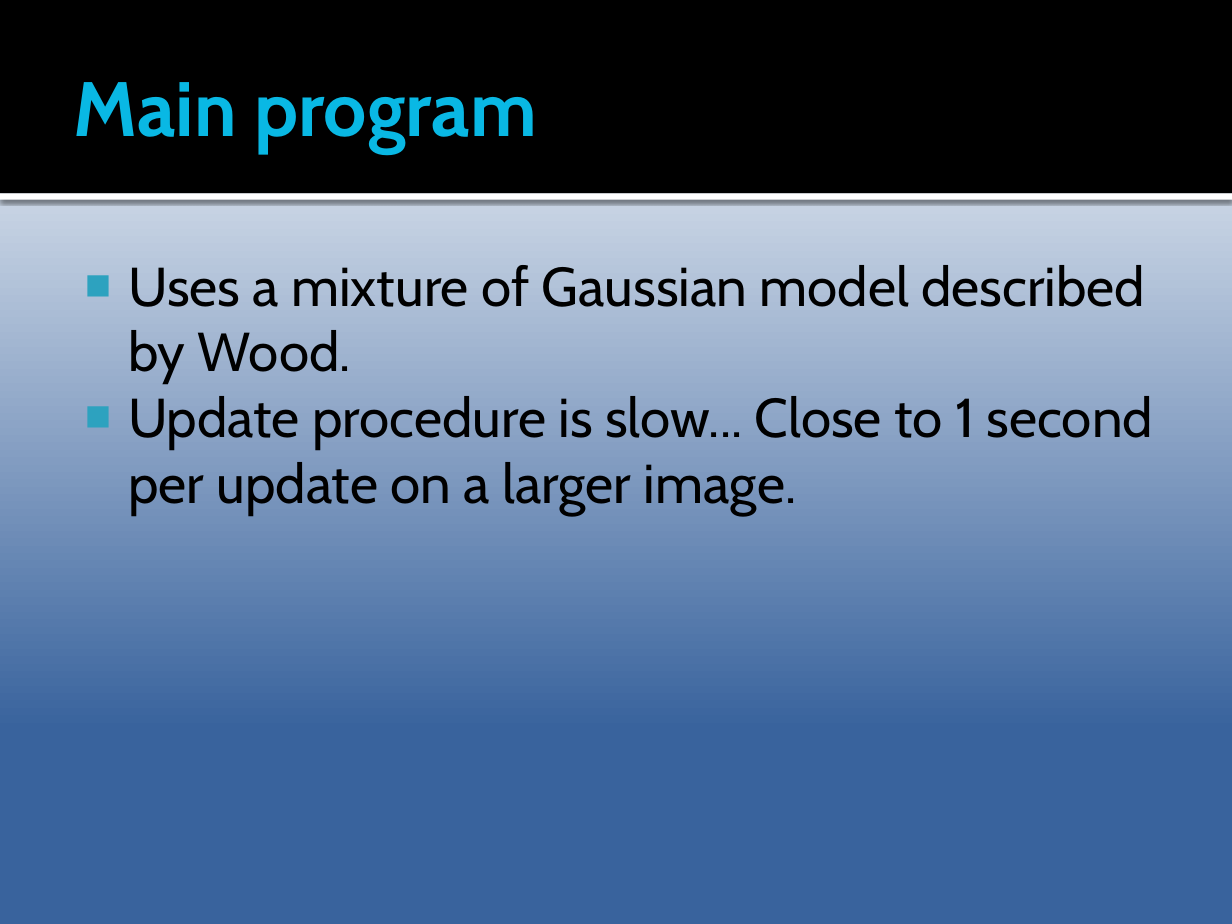
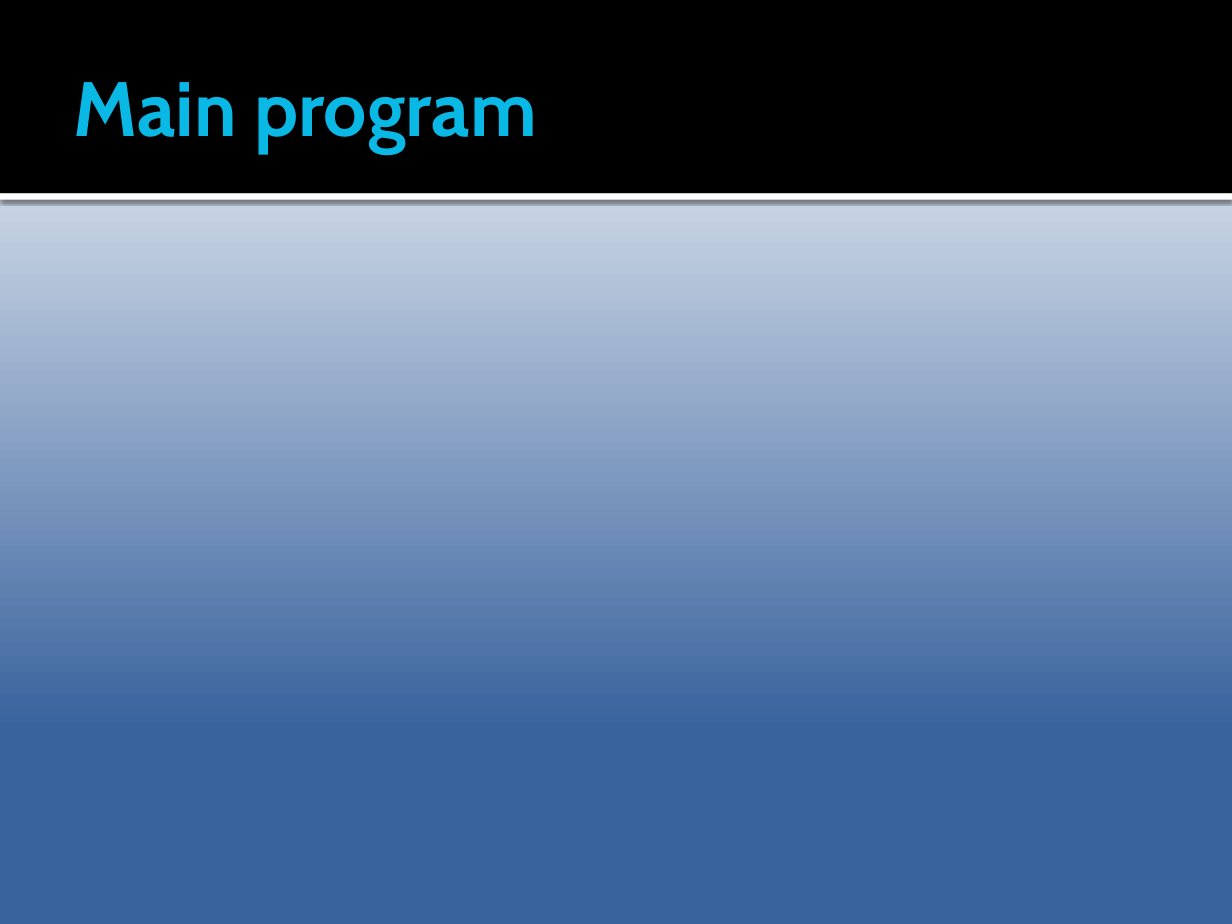
Before and after one commit to Epipolarna/Tracking, a slide deck: slide 6 of 3D Reconstruction/Documentation/TSBB15prez.pptx (slide 5 before the commit). Drawn at 1232x924 pixels with LibreOffice and Linux fonts; fonts in the diff are those of the drawing. Boxes give left, top, right and bottom in pixels: in the first picture for what was removed or moved away, otherwise in the second. Text is boxed around its words. In the diff, an @@ line names an element or a change of style, - is before the commit and + after.

```diff
--- a/3D Reconstruction/Documentation/TSBB15prez.pptx
+++ b/3D Reconstruction/Documentation/TSBB15prez.pptx
@@ text removed at [128,265,1153,516] @@
-■ Uses a mixture of Gaussian model described by Wood.
-■ Update procedure is slow... Close to 1 second per update on a larger image.
```
Also in this commit, not shown: 1 other slide changed, 5 slides added, 11 slides removed.
